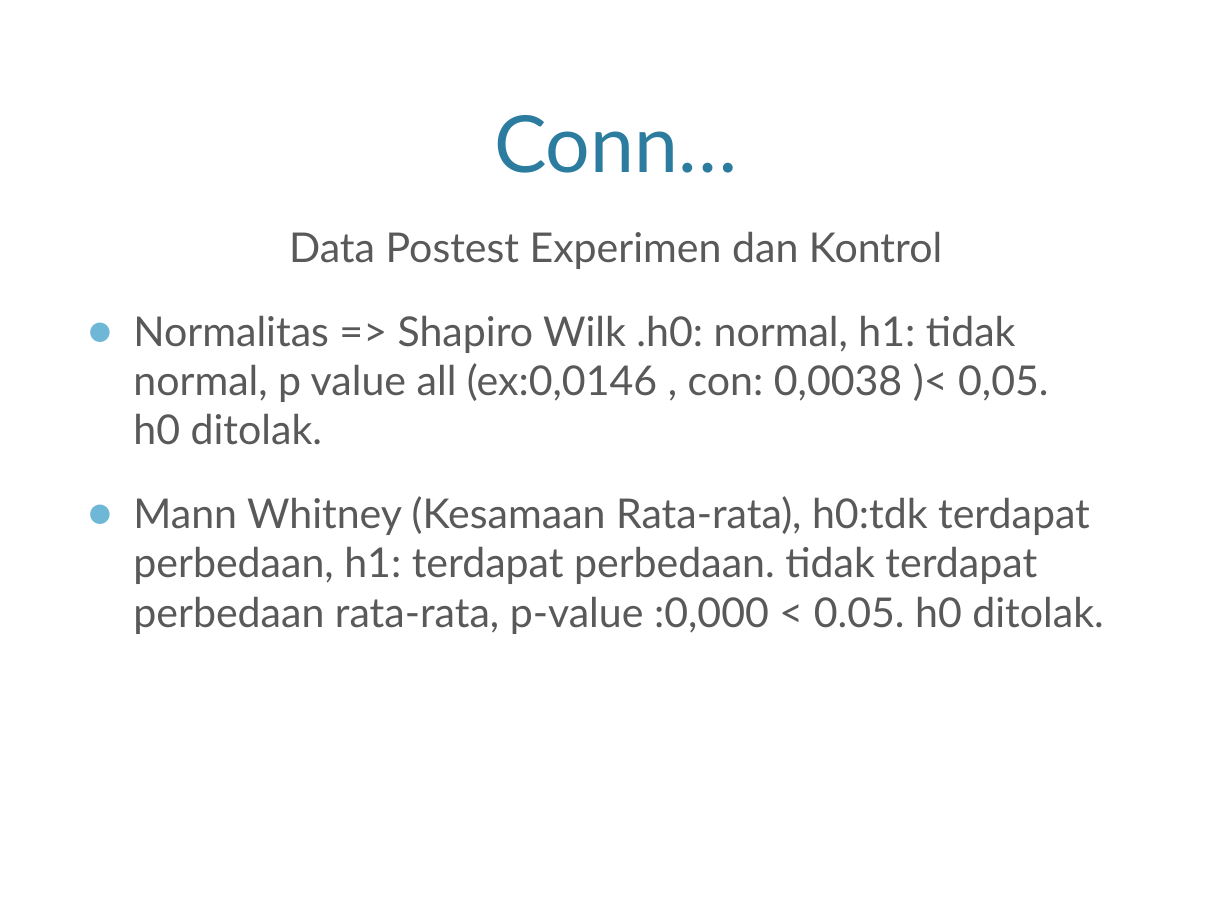
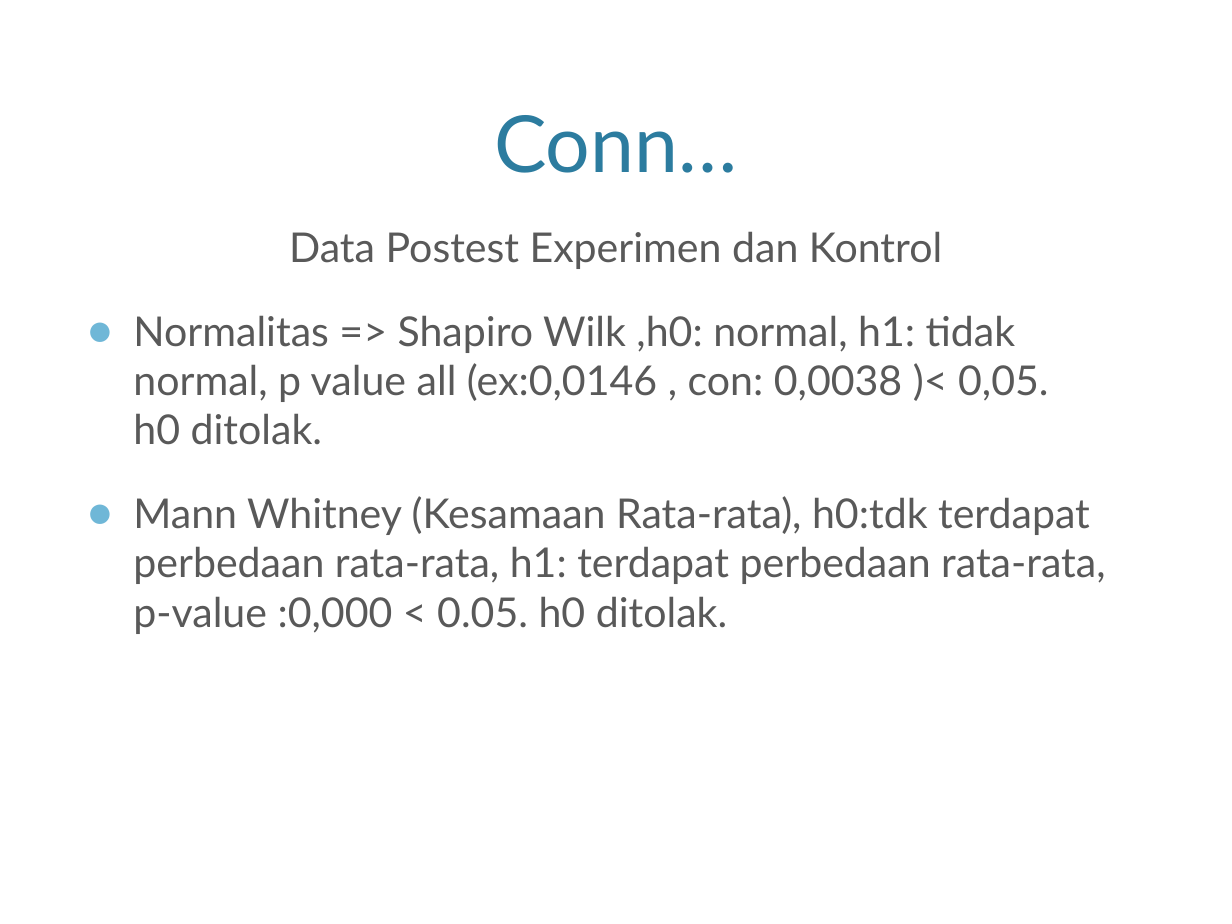
Before and after one commit to rischanlab/skripsi, a slide deck: slide 14 of presentasi munaqosah/presentasi munaqosah.pptx. Drawn at 1232x924 pixels with LibreOffice and Linux fonts; fonts in the diff are those of the drawing; background and template pictures are left out. Boxes give left, top, right and bottom in pixels: in the first picture for what was removed or moved away, otherwise in the second. Text is boxed around its words. In the diff, an @@ line names an element or a change of style, - is before the commit and + after.

```diff
--- a/presentasi munaqosah/presentasi munaqosah.pptx
+++ b/presentasi munaqosah/presentasi munaqosah.pptx
@@ text at [133, 315, 1105, 634]: text changed @@
-● Normalitas => Shapiro Wilk .h0: normal, h1: tidak normal, p value all (ex:0,0146 , con: 0,0038 )< 0,05.
-  h0 ditolak.
-● Mann Whitney (Kesamaan Rata-rata), h0:tdk terdapat perbedaan, h1: terdapat perbedaan. tidak terdapat perbedaan rata-rata, p-value :0,000 < 0.05. h0 ditolak.
+● Normalitas => Shapiro Wilk ,h0: normal, h1: tidak normal, p value all (ex:0,0146 , con: 0,0038 )< 0,05.
+  h0 ditolak.
+● Mann Whitney (Kesamaan Rata-rata), h0:tdk terdapat perbedaan rata-rata, h1: terdapat perbedaan rata-rata, p-value :0,000 < 0.05. h0 ditolak.
```
Also in this commit, not shown: 6 other slides changed.
